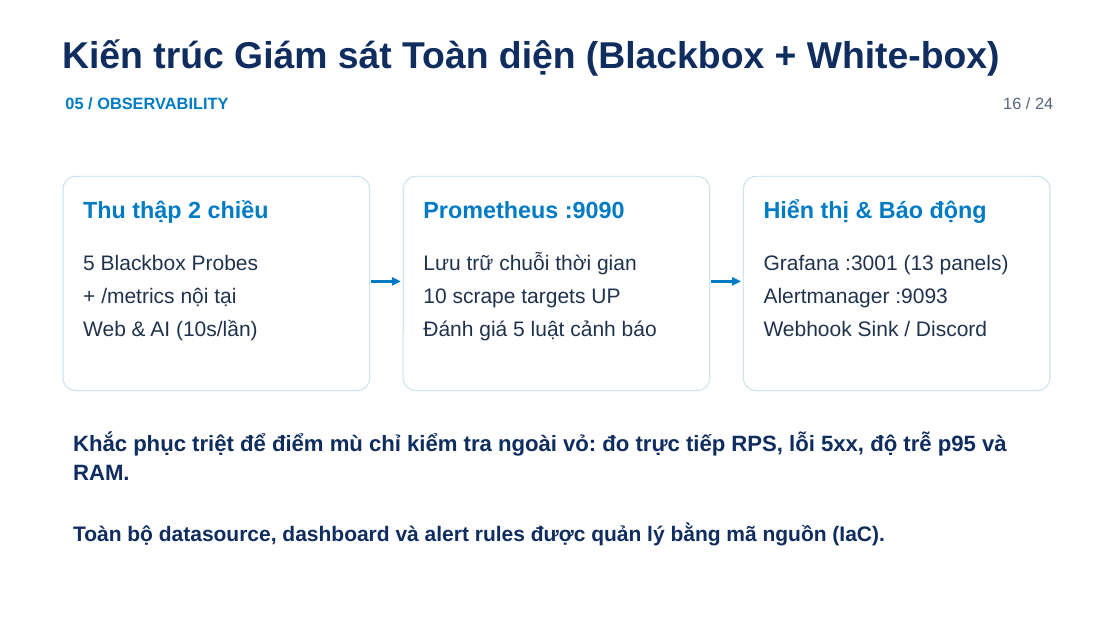
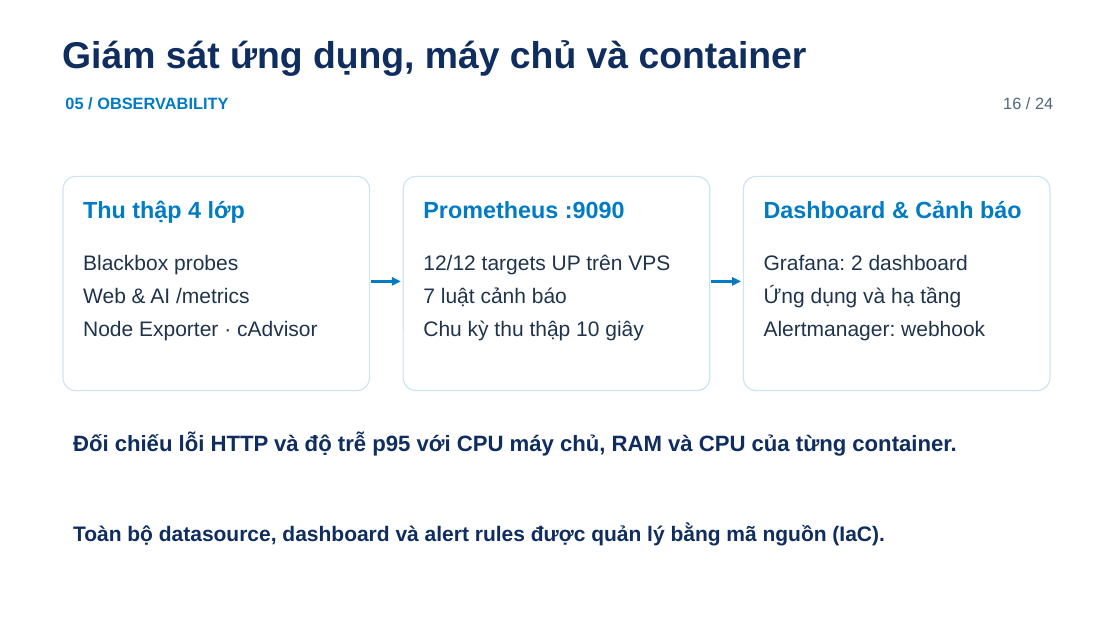
Before and after one commit to hieunofun/cong-nghe-phan-mem, a slide deck: slide 16 of JobLink_Final_Presentation.pptx. Drawn at 1120x630 pixels with LibreOffice and Linux fonts; fonts in the diff are those of the drawing; background and template pictures are left out. Boxes give left, top, right and bottom in pixels: in the first picture for what was removed or moved away, otherwise in the second. Text is boxed around its words. In the diff, an @@ line names an element or a change of style, - is before the commit and + after.

```diff
--- a/JobLink_Final_Presentation.pptx
+++ b/JobLink_Final_Presentation.pptx
@@ text at bbox=[62, 40, 807, 76]: text changed @@
-Kiến trúc Giám sát Toàn diện (Blackbox + White-box)
+Giám sát ứng dụng, máy chủ và container
@@ text at bbox=[83, 200, 245, 223]: text changed @@
-Thu thập 2 chiều
+Thu thập 4 lớp
@@ text at bbox=[764, 200, 1021, 219]: text changed @@
-Hiển thị & Báo động
+Dashboard & Cảnh báo
@@ text at bbox=[83, 254, 317, 341]: text changed @@
-5 Blackbox Probes
-+ /metrics nội tại
-Web & AI (10s/lần)
+Blackbox probes
+Web & AI /metrics
+Node Exporter · cAdvisor
@@ text at bbox=[423, 254, 670, 341]: text changed @@
-Lưu trữ chuỗi thời gian
-10 scrape targets UP
-Đánh giá 5 luật cảnh báo
+12/12 targets UP trên VPS
+7 luật cảnh báo
+Chu kỳ thu thập 10 giây
@@ text at bbox=[764, 254, 985, 341]: text changed @@
-Grafana :3001 (13 panels)
-Alertmanager :9093
-Webhook Sink / Discord
+Grafana: 2 dashboard
+Ứng dụng và hạ tầng
+Alertmanager: webhook
@@ text at bbox=[73, 433, 956, 456]: text changed @@
-Khắc phục triệt để điểm mù chỉ kiểm tra ngoài vỏ: đo trực tiếp RPS, lỗi 5xx, độ trễ p95 và RAM.
+Đối chiếu lỗi HTTP và độ trễ p95 với CPU máy chủ, RAM và CPU của từng container.
```
Also in this commit, not shown: 11 other slides changed, 2 slides added, 2 slides removed, 3 other files.
